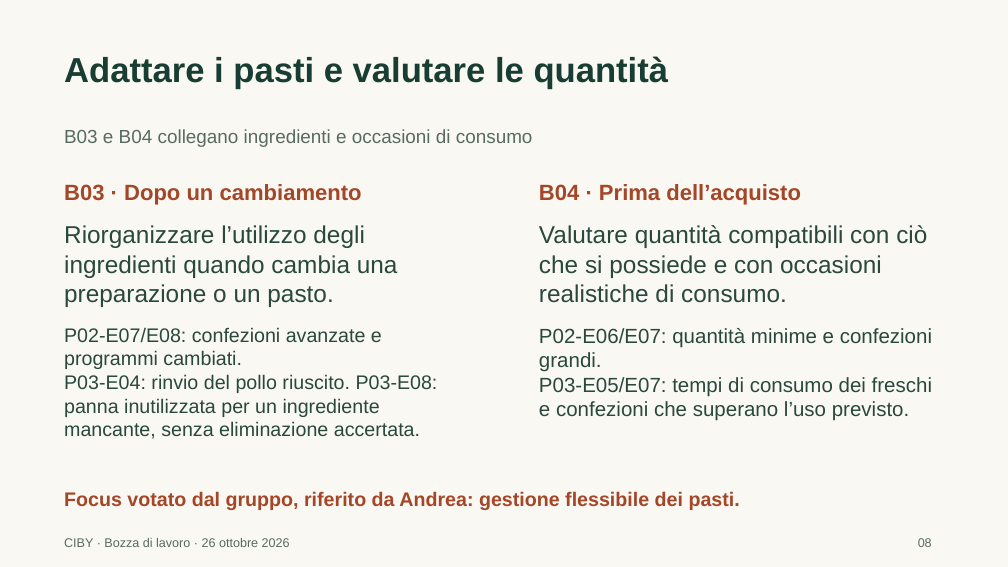
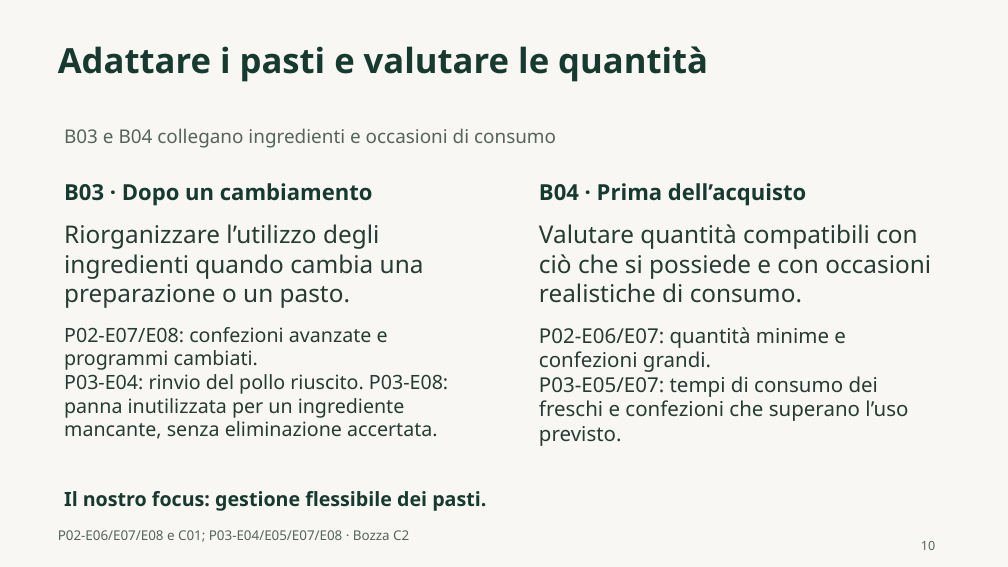
Before and after one commit to andremauroo/CIBY, a slide deck: slide 10 of C2/presentazione/bozza/CIBY-C2-bozza.pptx (slide 8 before the commit). Drawn at 1008x567 pixels with LibreOffice and Linux fonts; fonts in the diff are those of the drawing. Boxes give left, top, right and bottom in pixels: in the first picture for what was removed or moved away, otherwise in the second. Text is boxed around its words. In the diff, an @@ line names an element or a change of style, - is before the commit and + after.

Commit message:
C2: integra motivazione di CIBY, contributi e materiali di chiusura

```diff
--- a/C2/presentazione/bozza/CIBY-C2-bozza.pptx
+++ b/C2/presentazione/bozza/CIBY-C2-bozza.pptx
@@ background #FAF8F2 to #F8F7F3 @@
@@ text "Adattare i pasti e valutare ...": place and size @@
-text "Adattare i pasti e valutare ..." at box(64, 56, 669, 89)
+text "Adattare i pasti e valutare ..." at box(58, 46, 708, 82)
@@ text "Adattare i pasti e valutare ..." at box(58, 46, 708, 82): font Arial to Noto Sans, text colour #183D32 to #173A30 @@
@@ text "B03 e B04 collegano ingredienti ..." at box(64, 128, 556, 148): font Arial to Noto Sans, text colour #586B62 to #56645D @@
@@ text "B03 · Dopo un cambiamento" at box(64, 183, 373, 206): font Arial to Noto Sans, text colour #A44628 to #173A30 @@
@@ text "B04 · Prima dell’acquisto" at box(539, 183, 806, 206): font Arial to Noto Sans, text colour #A44628 to #173A30 @@
@@ font Arial to Noto Sans, text colour #29483E to #263B34 in 4 elements at box(64, 224, 424, 308), box(64, 327, 448, 439), box(539, 224, 931, 303), box(539, 327, 908, 446) @@
@@ text at box(64, 491, 486, 511): text changed; font Arial to Noto Sans; text colour #A44628 to #173A30 @@
-Focus votato dal gruppo, riferito da Andrea: gestione flessibile dei pasti.
+Il nostro focus: gestione flessibile dei pasti.
@@ text added at box(58, 530, 409, 542), 12.8 pt, text #56645D @@
+P02-E06/E07/E08 e C01; P03-E04/E05/E07/E08 · Bozza C2
@@ text removed at box(64, 538, 290, 547) @@
-CIBY · Bozza di lavoro · 26 ottobre 2026
@@ text removed at box(918, 538, 932, 547) @@
-08
@@ text added at box(921, 541, 935, 550), 12 pt, text #56645D @@
+10
```
Also in this commit, not shown: 15 other slides changed, 10 slides added, 4 slides removed, 34 other files.
